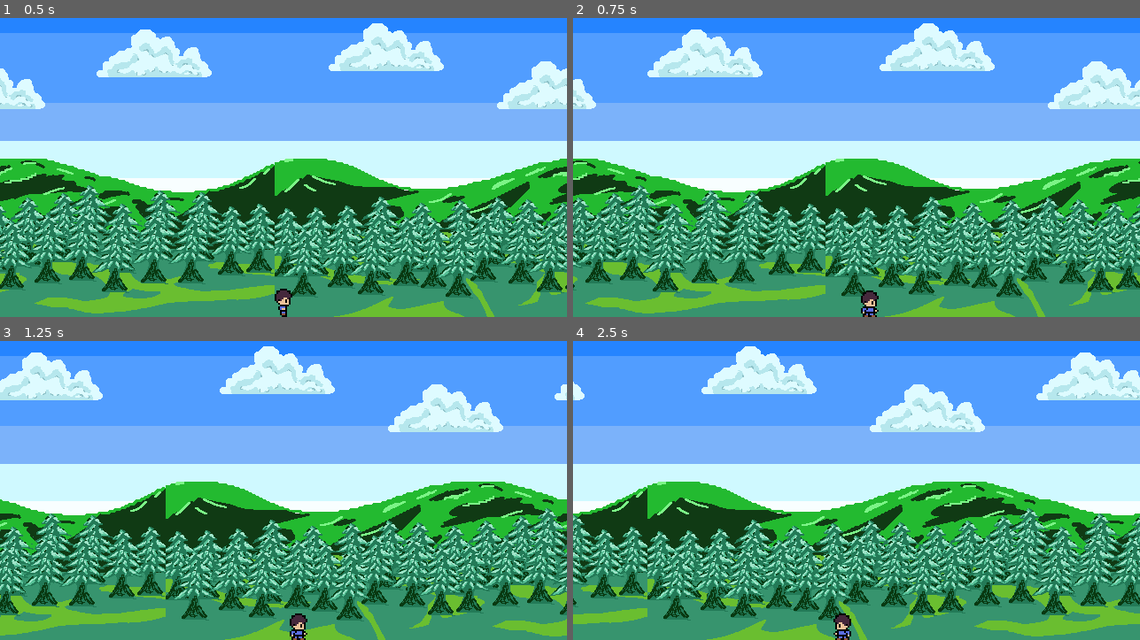
Above: before the commit, frames 1-4 (two rows, left to right).
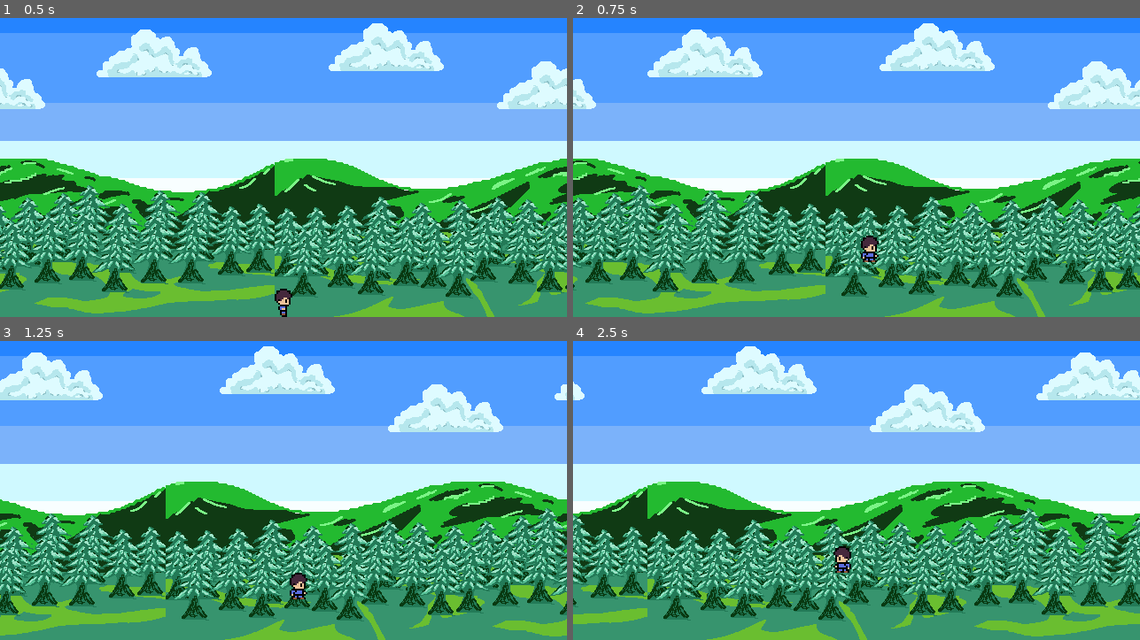
Above: after the commit, the same moments.

Repository: ChrisLolz/libregame
Game: Godot game, scene res://src/main.tscn
Same seed, same stepped clock (60 frames per second), same inputs: the game is played once before the commit and once after it. The project has no main scene, so this scene is started directly.
Inputs:
- Up to frame 1 (0.5 s): no input
- Up to frame 2 (0.75 s): tap Enter at 0.5 s; hold Right (move_right) from 0.53 s (still down); hold Up (jump, bound only after the commit) from 0.53 s (still down)
- Up to frame 3 (1.25 s): keep holding Right (move_right); keep holding Up (jump, bound only after the commit)
- Up to frame 4 (2.5 s): release Up (jump, bound only after the commit) at 1.28 s; tap Up (jump, bound only after the commit) at 1.35, 1.52, 1.82 s; release Right (move_right) at 2.03 s; hold Left (move_left) from 2.03 s (still down); hold Up (jump, bound only after the commit) from 2.03 s (still down)

Frame 1 is identical in both runs. In frame 2, 0.5% of the frame differs, in the area x 50-54%, y 72-100%; in frame 3, 0.5%; in frame 4, 0.5%.

Commit message:
add jumping

Diff:
--- a/Player.gd
+++ b/Player.gd
@@ -1,30 +1,36 @@
-extends Area2D
+extends CharacterBody2D
 
-@export var speed = 200
-var screen_size
+const SPEED = 200
+const JUMP_VELOCITY = -400
+var gravity = ProjectSettings.get_setting("physics/2d/default_gravity")
 
 # Called when the node enters the scene tree for the first time.
 func _ready():
-	screen_size = get_viewport_rect().size
+	$AnimatedSprite2D.play("default")
 
-# Called every frame. 'delta' is the elapsed time since the previous frame.
 func _process(delta):
-	var velocity = Vector2.ZERO
-	if Input.is_action_pressed("move_right"):
-		velocity.x +=1
-	if Input.is_action_pressed("move_left"):
-		velocity.x -=1
+	if not is_on_floor():
+		velocity.y += gravity*delta
 
-	$AnimatedSprite2D.play()
-	if velocity.length() > 0:
-		velocity = velocity.normalized() * speed
+	if Input.is_action_pressed("jump") and is_on_floor():
+		velocity.y = JUMP_VELOCITY
 
-	if velocity.x != 0:
-		$AnimatedSprite2D.animation = "walk"
-		$AnimatedSprite2D.flip_v = false
-		$AnimatedSprite2D.flip_h = velocity.x < 0
+	if Input.is_action_pressed("move_left") or Input.is_action_pressed("move_right"):
+		$AnimatedSprite2D.play("walk")
 	else:
-		$AnimatedSprite2D.animation = "default"
+		$AnimatedSprite2D.play("default")
 
-	position += velocity * delta
+	var direction = Input.get_axis("ui_left", "ui_right")
+	if direction == 1:
+		$AnimatedSprite2D.flip_h = false
+	elif direction == -1:
+		$AnimatedSprite2D.flip_h = true
+
+	if direction:
+		velocity.x = direction * SPEED
+	else:
+		velocity.x = move_toward(velocity.x, 0, SPEED)
+
+	move_and_slide()
+	#position += velocity * delta
 	#position = position.clamp(Vector2.ZERO, screen_size)
--- a/project.godot
+++ b/project.godot
@@ -32,7 +32,14 @@
 "events": [Object(InputEventKey,"resource_local_to_scene":false,"resource_name":"","device":-1,"window_id":0,"alt_press …(182 unchanged characters)…
 ]
 }
+jump={
+"deadzone": 0.5,
+"events": [Object(InputEventKey,"resource_local_to_scene":false,"resource_name":"","device":-1,"window_id":0,"alt_pressed":false,"shift_pressed":false,"ctrl_pressed":false,"meta_pressed":false,"pressed":false,"keycode":0,"physical_keycode":4194320,"key_label":0,"unicode":0,"echo":false,"script":null)
+, Object(InputEventKey,"resource_local_to_scene":false,"resource_name":"","device":-1,"window_id":0,"alt_pressed":false,"shift_pressed":false,"ctrl_pressed":false,"meta_pressed":false,"pressed":false,"keycode":0,"physical_keycode":32,"key_label":0,"unicode":32,"echo":false,"script":null)
+]
+}
 
 [rendering]
 
+textures/canvas_textures/default_texture_filter=0
 renderer/rendering_method="mobile"
--- a/src/main.tscn
+++ b/src/main.tscn
@@ -44,25 +44,10 @@
 [sub_resource type="RectangleShape2D" id="RectangleShape2D_cyuef"]
 size = Vector2(10, 16)
 
+[sub_resource type="RectangleShape2D" id="RectangleShape2D_traey"]
+size = Vector2(1280, 4)
+
 [node name="Main" type="Node"]
-
-[node name="Player" type="Area2D" parent="."]
-position = Vector2(10, 344)
-scale = Vector2(2, 2)
-script = ExtResource("1_b24t5")
-
-[node name="AnimatedSprite2D" type="AnimatedSprite2D" parent="Player"]
-texture_filter = 1
-sprite_frames = SubResource("SpriteFrames_y7duu")
-
-[node name="CollisionShape2D" type="CollisionShape2D" parent="Player"]
-position = Vector2(0, -3.05176e-05)
-shape = SubResource("RectangleShape2D_cyuef")
-
-[node name="Camera2D" type="Camera2D" parent="Player"]
-position = Vector2(0, -82)
-position_smoothing_enabled = true
-position_smoothing_speed = 10.0
 
 [node name="ParallaxBackground" type="ParallaxBackground" parent="."]
 
@@ -73,3 +58,36 @@
 texture_filter = 1
 position = Vector2(320, 180)
 texture = ExtResource("3_6b6ug")
+
+[node name="CharacterBody2D" type="CharacterBody2D" parent="."]
+position = Vector2(10, 344)
+script = ExtResource("1_b24t5")
+
+[node name="AnimatedSprite2D" type="AnimatedSprite2D" parent="CharacterBody2D"]
+texture_filter = 1
+scale = Vector2(2, 2)
+sprite_frames = SubResource("SpriteFrames_y7duu")
+
+[node name="CollisionShape2D" type="CollisionShape2D" parent="CharacterBody2D"]
+position = Vector2(0, -6.10352e-05)
+scale = Vector2(2, 2)
+shape = SubResource("RectangleShape2D_cyuef")
+
+[node name="Camera2D" type="Camera2D" parent="CharacterBody2D"]
+process_thread_group = 1
+process_thread_group_order = 0
+process_thread_messages = 0
+texture_filter = 1
+position = Vector2(0, -164)
+scale = Vector2(2, 2)
+limit_top = 0
+limit_smoothed = true
+position_smoothing_enabled = true
+position_smoothing_speed = 10.0
+
+[node name="StaticBody2D" type="StaticBody2D" parent="."]
+position = Vector2(10, 362)
+
+[node name="CollisionShape2D" type="CollisionShape2D" parent="StaticBody2D"]
+position = Vector2(630, 0)
+shape = SubResource("RectangleShape2D_traey")
Not shown, added: assets/logo.png.import
Not shown: 1 places in src/main.tscn that only renumber resources
